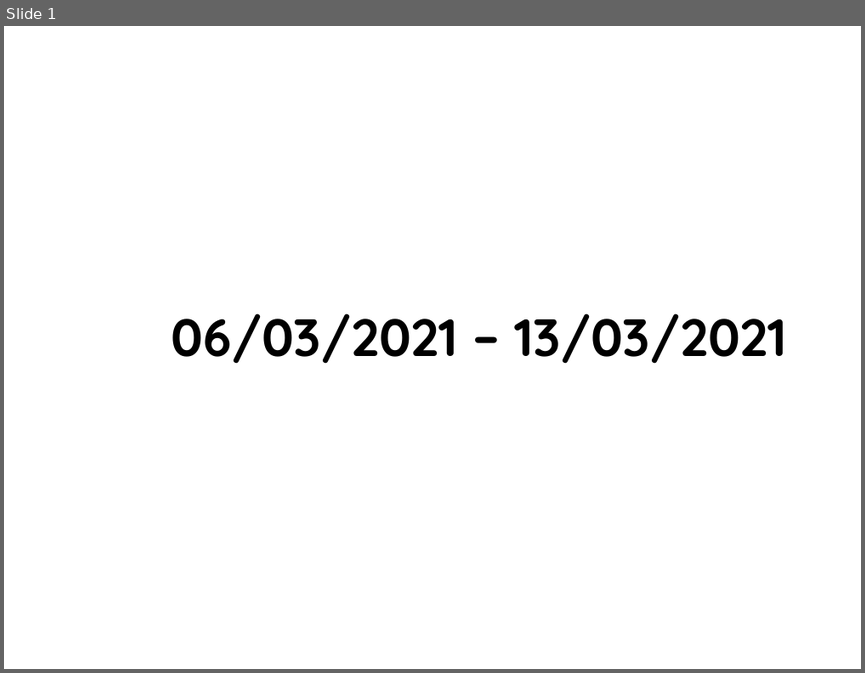
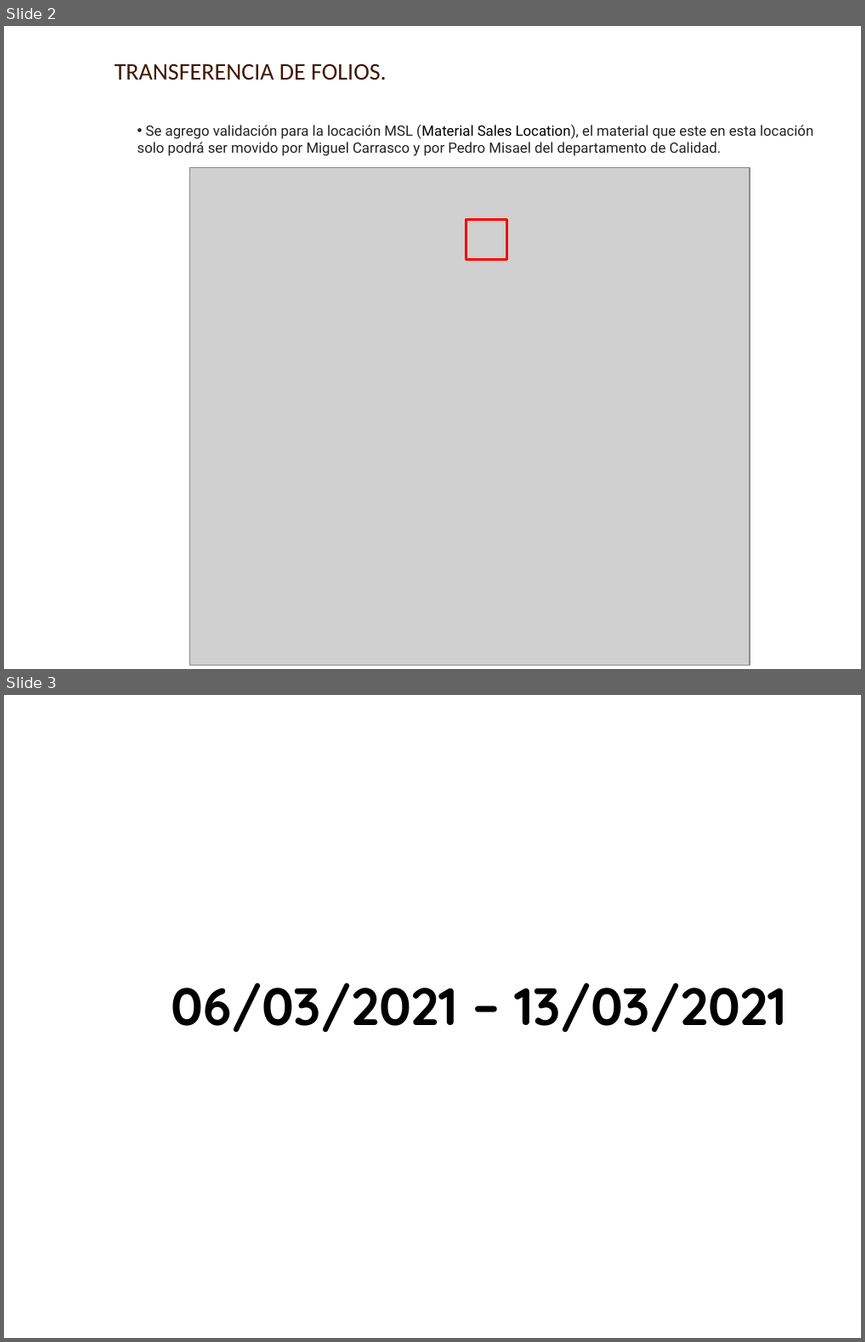
Before and after one commit to AXDELAROSA/CLASIFICACION_PIELES, a slide deck: Scripts_R100_Materiales/Folios_Transaccion/Docs/IT_DEV_FOLIOS_22102020.pptx. Shown one above the other, each under a label of ours: slide 1 before the commit, slides 2 and 3 after it. The pictures are 865x673 and 865x1342 pixels, drawn with LibreOffice and Linux fonts; fonts in the diff are those of the drawing; grey boxes stand for pictures; background and template pictures are left out. Boxes give left, top, right and bottom in pixels: in the first picture for what was removed or moved away, otherwise in the second. Text is boxed around its words. In the diff, an @@ line names an element or a change of style, - is before the commit and + after.

```diff
--- a/Scripts_R100_Materiales/Folios_Transaccion/Docs/IT_DEV_FOLIOS_22102020.pptx
+++ b/Scripts_R100_Materiales/Folios_Transaccion/Docs/IT_DEV_FOLIOS_22102020.pptx
@@ slide 2 added at [4, 26, 861, 669], background picture (left out) @@
@@ text added at [114, 63, 386, 80], 20 pt, text #3F1900 @@
+TRANSFERENCIA DE FOLIOS.
@@ text added at [137, 125, 813, 156], 12 pt, text #222222 @@
+• Se agrego validación para la locación MSL (Material Sales Location), el material que este en esta locación solo podrá ser movido por Miguel Carrasco y por Pedro Misael del departamento de Calidad.
@@ picture added at [190, 168, 750, 665] @@
@@ rectangle added at [466, 219, 506, 259], outline #FF0000 2 pt @@
@@ what was slide 1 is now slide 3 @@
```
Also in this commit, not shown: 1 other slide added, 15 other files.
